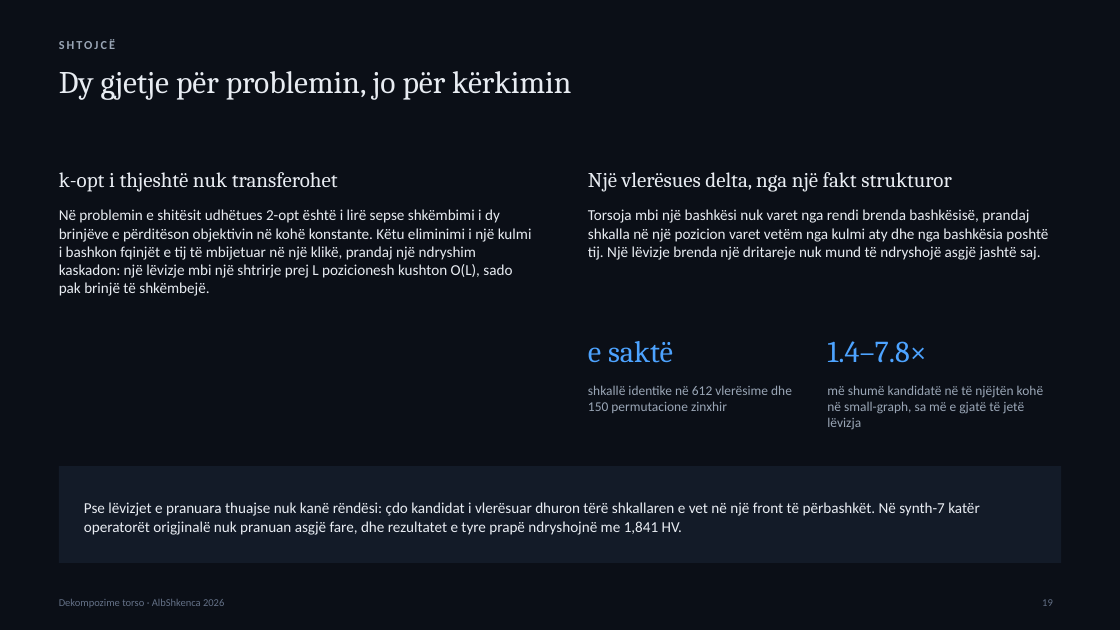
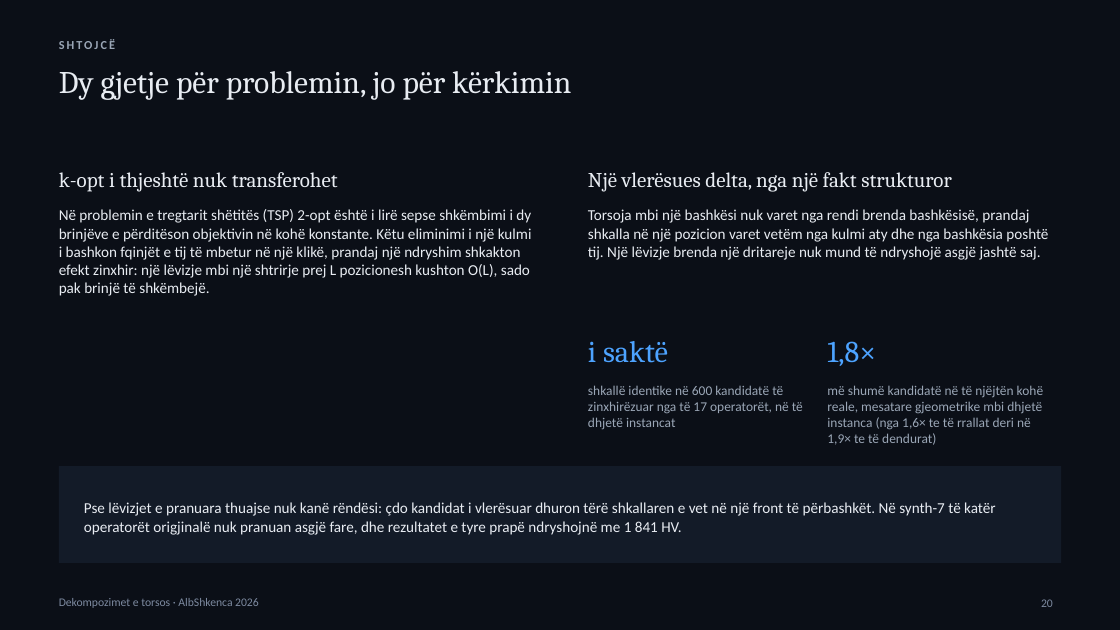
Before and after one commit to adrianymeri/SpOC3, a slide deck: slide 20 of SpOC3-Dekompozime-Torso-AlbShkenca2026-SQ.pptx (slide 19 before the commit). Drawn at 1120x630 pixels with LibreOffice and Linux fonts; fonts in the diff are those of the drawing. Boxes give left, top, right and bottom in pixels: in the first picture for what was removed or moved away, otherwise in the second. Text is boxed around its words. In the diff, an @@ line names an element or a change of style, - is before the commit and + after.

```diff
--- a/SpOC3-Dekompozime-Torso-AlbShkenca2026-SQ.pptx
+++ b/SpOC3-Dekompozime-Torso-AlbShkenca2026-SQ.pptx
@@ text at (59, 209, 532, 296): text changed @@
-Në problemin e shitësit udhëtues 2-opt është i lirë sepse shkëmbimi i dy brinjëve e përditëson objektivin në kohë konstante. Këtu eliminimi i një kulmi i bashkon fqinjët e tij të mbijetuar në një klikë, prandaj një ndryshim kaskadon: një lëvizje mbi një shtrirje prej L pozicionesh kushton O(L), sado pak brinjë të shkëmbejë.
+Në problemin e tregtarit shëtitës (TSP) 2-opt është i lirë sepse shkëmbimi i dy brinjëve e përditëson objektivin në kohë konstante. Këtu eliminimi i një kulmi i bashkon fqinjët e tij të mbetur në një klikë, prandaj një ndryshim shkakton efekt zinxhir: një lëvizje mbi një shtrirje prej L pozicionesh kushton O(L), sado pak brinjë të shkëmbejë.
@@ text at (588, 341, 668, 363): text changed @@
-e saktë
+i saktë
@@ text at (827, 341, 876, 366): text changed @@
-1.4–7.8×
+1,8×
@@ text at (588, 385, 803, 430): text changed @@
-shkallë identike në 612 vlerësime dhe 150 permutacione zinxhir
+shkallë identike në 600 kandidatë të zinxhirëzuar nga të 17 operatorët, në të dhjetë instancat
@@ text at (827, 385, 1043, 445): text changed @@
-më shumë kandidatë në të njëjtën kohë në small-graph, sa më e gjatë të jetë lëvizja
+më shumë kandidatë në të njëjtën kohë reale, mesatare gjeometrike mbi dhjetë instanca (nga 1,6× te të rrallat deri në 1,9× te të dendurat)
@@ text at (84, 502, 995, 535): text changed @@
-Pse lëvizjet e pranuara thuajse nuk kanë rëndësi: çdo kandidat i vlerësuar dhuron tërë shkallaren e vet në një front të përbashkët. Në synth-7 katër operatorët origjinalë nuk pranuan asgjë fare, dhe rezultatet e tyre prapë ndryshojnë me 1,841 HV.
+Pse lëvizjet e pranuara thuajse nuk kanë rëndësi: çdo kandidat i vlerësuar dhuron tërë shkallaren e vet në një front të përbashkët. Në synth-7 të katër operatorët origjinalë nuk pranuan asgjë fare, dhe rezultatet e tyre prapë ndryshojnë me 1 841 HV.
@@ text at (59, 598, 259, 608): text changed; size 9 to 10 pt; text colour #647187 to #7D8AA0 @@
-Dekompozime torso · AlbShkenca 2026
+Dekompozimet e torsos · AlbShkenca 2026
@@ page number at (1041, 599, 1053, 607): text changed; size 9 to 10 pt; text colour #647187 to #7D8AA0 @@
-19
+20
```
Also in this commit, not shown: 19 other slides changed, 1 slide added, 11 other files.
